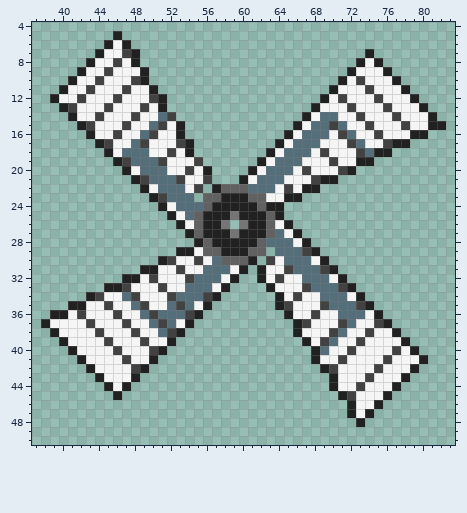
Sprite sheet: assets/stickywindmill.png. Above, as it was before the edit.
The file is 120x64 pixels. Shown: x 37..83, y 4..50.
Now the later version:
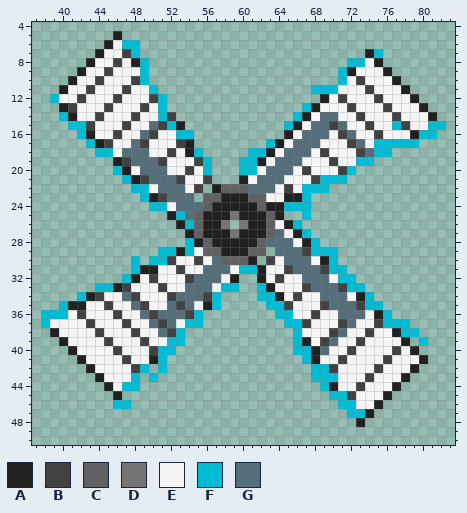
Palette (. is transparent): A #212121  B #424242  C #616161  D #757575  E #f5f5f5  F #00bcd4  G #546e7a
From old to new:
@@ x 37..83 @@
  5 .........A.....................................
- 6 ........AEA....................................
- 7 .......AEEBA.........................A.........
- 8 ......AEEBEA........................AEA........
- 9 .....AEEBEEEA......................AEEEA.......
-10 ....AEEBEEEBA.....................AEBEEEA......
-11 ...AEEBEEEBEEA...................AEEEBEEEA.....
-12 ..AEEBEEEBEEEBA.................AEBEEEBEEEA....
-13 ...ABEEEBEEEBEA................AEEEBEEEBEEEA...
-14 ....AEEBEEEBEEGB..............AEGGEEBEEEBEEEA..
-15 .....ABEEEBEEGBEA............AEGGBGEEBEEEBEEAA.
-16 ......AEEBEEGBEEA...........AEGGGEBGEEBEEEAA...
-17 .......ABEEGBEEEBA.........AEGGGEEEBGEEBAA.....
-18 ........AEGGGEEBEA........AEGGGEBEEEBGAA.......
-19 .........ABGGGBEEEB......AEGGGEEEBEEAA.........
-20 ..........AEGGGEEBEA....AEGGGEBEEEBA...........
-21 ...........ABGGGBEEB...AEGGGEEEBAA.............
-22 ............AEGGGEB.ACCCGGGEBEAA...............
-23 .............ABGGG.CCAAACCEEAA.................
-24 ..............AEGGGCAAAAACAA...................
-25 ...............AEGCAAADAAACA...................
-26 ................AECAAD.DAACEA..................
-27 .................ACAAADAAACGEA.................
-28 ..................ACAAAAACGGGEA................
-29 ................AAECCAAACC.GGGBA...............
-30 ..............ABEEBEGCCCA.BEGGGEA..............
-31 ............AAEEBEEGGGEA.AEEBGGGBA.............
-32 ..........AAEBEEEBGGGEA..AEBEEGGGEA............
-33 ........AABEEEBEEGGGEA....AEEEBGGGBA...........
-34 ......ABEEGBEEEBGGGBA......AEBEEGGGEA..........
-35 ....AAEEBEEGBEEGBGEA.......ABEEEBGGGBA.........
-36 ..AAEBEEEBEEGBGGGBA.........AEEBEEGGGEA........
-37 .AEEEEBEEEBEEGBGEA...........ABEEEBGEEBA.......
-38 ..AEEEEBEEEBEEGBA............AEEEBGEEBEEA......
-39 ...AEEEEBEEEBEEA..............AEBGEEBEEEEA.....
-40 ....AEEEEBEEEBA................AGEEBEEEEBEA....
-41 .....AEEEEBEEA.................AEEBEEEEBEEEA...
-42 ......AEEEEBA...................ABEEEEBEEEA....
-43 .......AEEEA.....................AEEEBEEEA.....
-44 ........AEA......................AEEBEEEA......
-45 .........A........................ABEEEA.......
-46 ...................................AEEA........
-47 ...................................AEA.........
+ 6 ........AEFF...................................
+ 7 .......AEEBF.........................AF........
+ 8 ......AEEBEAF......................FFEA........
+ 9 .....AEEBEEEF.....................FAEEEA.......
+10 ....AEEBEEEBF.....................FEBEEEA......
+11 ...AEEBEEEBEEF.................FFFEEEBEEEA.....
+12 ..FEEBEEEBEEEBF.................AEBEEEBEEEA....
+13 ...ABEEEBEEEBEF...............FAEEEBEEEBEEEA...
+14 ...FAEEBEEEBEEFB.............FAEGGEEBEEEBEEEA..
+15 ....FFBEEEBEEGBFA...........FAEGGBGEEBEEFBEEFF.
+16 .....FAEEBEEGBEEFF..........AEGGGEBGEEBEEEAFF..
+17 ......FABEEGBEEEBA........FAEGGGEEEBGEFFFFF....
+18 .......FFEGGGEEBEAF.....FFAEGGGEBEEEBGFF.......
+19 .........ABGGGBEEEBF...FFAEGGGEEEBEEFF.........
+20 .........FAEGGGEEBEF...FFEGGGEBEEEBF...........
+21 ..........FABGGGBEEB...AEGGGEEEBFFF............
+22 ...........FFEGGGEB.ACCCGGGEBEFFF..............
+23 ............FABGGG.CCAAACCEEAAF................
+24 .............FFEGGGCAAAAACAAFFF................
+25 ...............AFGCAAADAAACA..F................
+26 ................AFCAAD.DAACEAF.................
+27 .................ACAAADAAACGEAF................
+28 .................FACAAAAACGGGEAF...............
+29 ..............FFAFECCAAACC.GGGBFFF.............
+30 ...........F.FFBEEBEGCCCA.BEGGGEAF.............
+31 ...........FAAEEBEEGGGEFFAEEBGGGBFF............
+32 ..........FAEBEEEBGGGEA..AEBEEGGGEFF...........
+33 .......FFABEEEBEEGGGEFF..FAEEEBGGGBFF..........
+34 .....FABEEGBEEEBGGGBF....FFAEBEEGGGEAF.........
+35 ...FAAEEBEEGBEEGBGEAF.....FFBEEEBGGGBFF........
+36 .FFFEBEEEBEEGBGGGBF........FFEEBEEGGGEAF.......
+37 .FEEEEBEEEBEEGBGEFF.........FFBEEEBGEEBFFF.....
+38 ..AEEEEBEEEBEEGBF............FEEEBGEEBEEAFF....
+39 ...AEEEEBEEEBEEFF............FAEBGEEBEEEEA.F...
+40 ....AEEEEBEEEBFF.............FFAGEEBEEEEBEA....
+41 .....AEEEEBEEAF...............FAEEBEEEEBEEEA...
+42 ......AEEEEBF.F................FFBEEEEBEEEA....
+43 .......AEEEF.F.................FFFEEEBEEEA.....
+44 ........AEFF....................FAEEBEEEA......
+45 .........A.......................FFBEEEA.......
+46 .........FF.......................FFEEA........
+47 ...................................FFA.........
 48 ....................................A..........
Changed places in both pictures, as pixel boxes (x1, y1, x2, y2):
changed: (41, 40, 446, 418)
